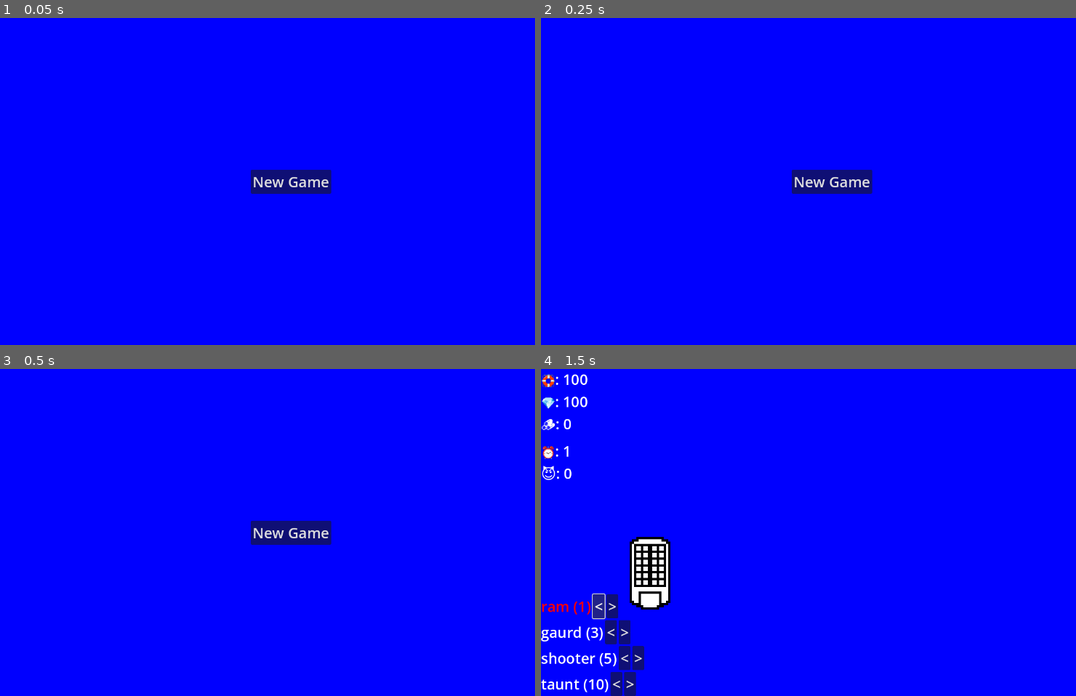
Above: before the commit, frames 1-4 (two rows, left to right).
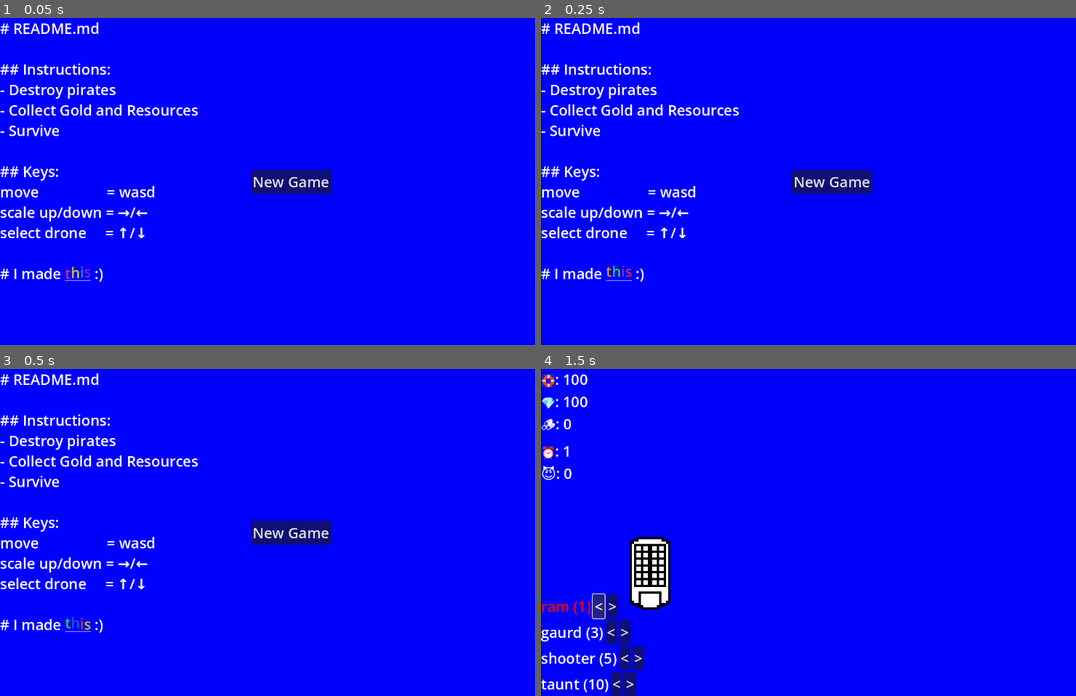
Above: after the commit, the same moments.

Repository: JoeyShapiro/ContainerCaptain
Game: Godot game, scene res://main.tscn
The game is run twice, just before and just after one commit, with the same random seed, the same clock (stepped at 60 frames per second) and the same inputs.
Inputs:
- Up to frame 1 (0.05 s): no input
- Up to frame 2 (0.25 s): no input
- Up to frame 3 (0.5 s): no input
- Up to frame 4 (1.5 s): click "New Game" at 0.5 s; click "<" at 1.25 s

The runs differ from the first frame. In frame 1, 3.0% of the frame differs, in the area x 0-37%, y 1-81%; in frame 2, 3.0%; in frame 3, 3.0%; in frame 4, nothing differs.
Error before the commit: Invalid access of index '0' on a base object of type: 'Array[Node]'. (res://main.gd:149)
Error after the commit: Invalid access of index '0' on a base object of type: 'Array[Node]'. (res://main.gd:150)

Commit message:
added instructions

Diff:
--- a/main.gd
+++ b/main.gd
@@ -15,21 +15,22 @@
 
 # TODO
 """
-- different drones
+- different drones -
 - scale game window
-- game over
-- fix difficulty
 - leveling
+- tutorial
+  - readme.md
+- JoeyShapiro made this :)
 - progress bars
 - fix ui (look half decent)
 - clean functions
 - validate input and stuff (scaling ui)
 - better art
-- more sounds -
+- more sounds
   - sound when pay
   - bool check if can pay
   - stop moving or soemthing
-- damage numbers
+- damage numbers -
   - numbers of rent
 """
 
--- a/menu.gd
+++ b/menu.gd
@@ -10,6 +10,9 @@
 func _process(delta):
 	pass
 
-
 func _on_new_game_pressed():
 	new_game.emit()
+
+
+func _on_rich_text_label_meta_clicked(meta):
+	OS.shell_open(str(meta))
--- a/menu.tscn
+++ b/menu.tscn
@@ -4,6 +4,29 @@
 
 [node name="Menu" type="CanvasLayer"]
 script = ExtResource("1_eup3s")
+
+[node name="RichTextLabel" type="RichTextLabel" parent="."]
+anchors_preset = 10
+anchor_right = 1.0
+offset_bottom = 90.0
+grow_horizontal = 2
+theme_override_font_sizes/normal_font_size = 32
+theme_override_font_sizes/mono_font_size = 32
+bbcode_enabled = true
+text = "[code]# README.md
+
+## Instructions:
+- Destroy pirates
+- Collect Gold and Resources
+- Survive
+
+## Keys:
+move                  = wasd
+scale up/down = →/←
+select drone     = ↑/↓
+
+# I made [wave amp=50.0 freq=5.0 connected=1][rainbow freq=1.0 sat=0.8 val=0.8][url=https://www.github.com/JoeyShapiro/ContainerCaptain]this[/url][/rainbow][/wave] :)"
+fit_content = true
 
 [node name="NewGame" type="Button" parent="."]
 anchors_preset = 8
@@ -20,4 +43,5 @@
 theme_override_font_sizes/font_size = 32
 text = "New Game"
 
+[connection signal="meta_clicked" from="RichTextLabel" to="." method="_on_rich_text_label_meta_clicked"]
 [connection signal="pressed" from="NewGame" to="." method="_on_new_game_pressed"]
